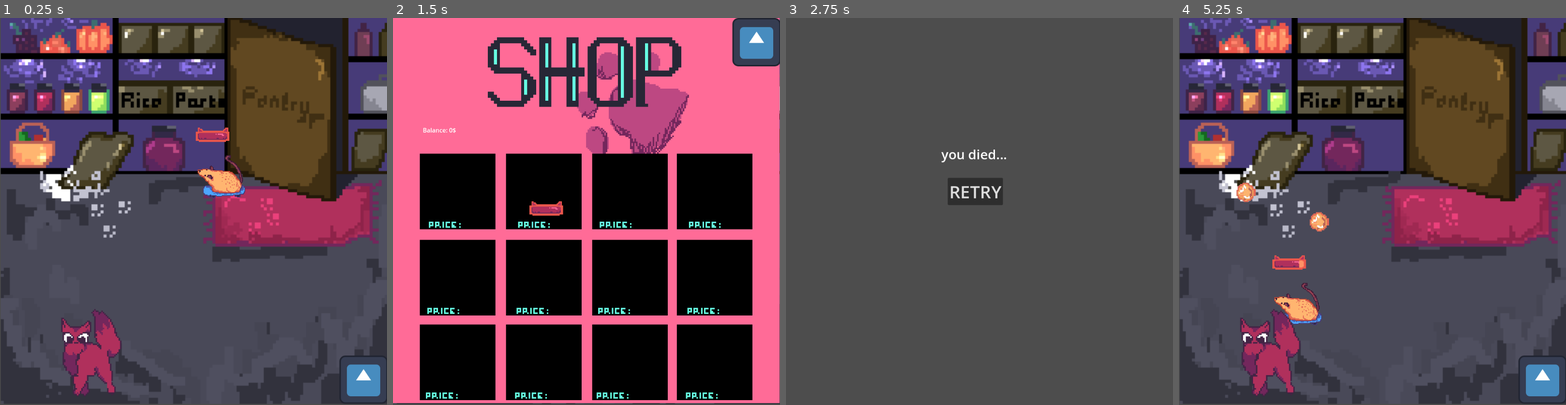
Above: before the commit, frames 1-4 (left to right).
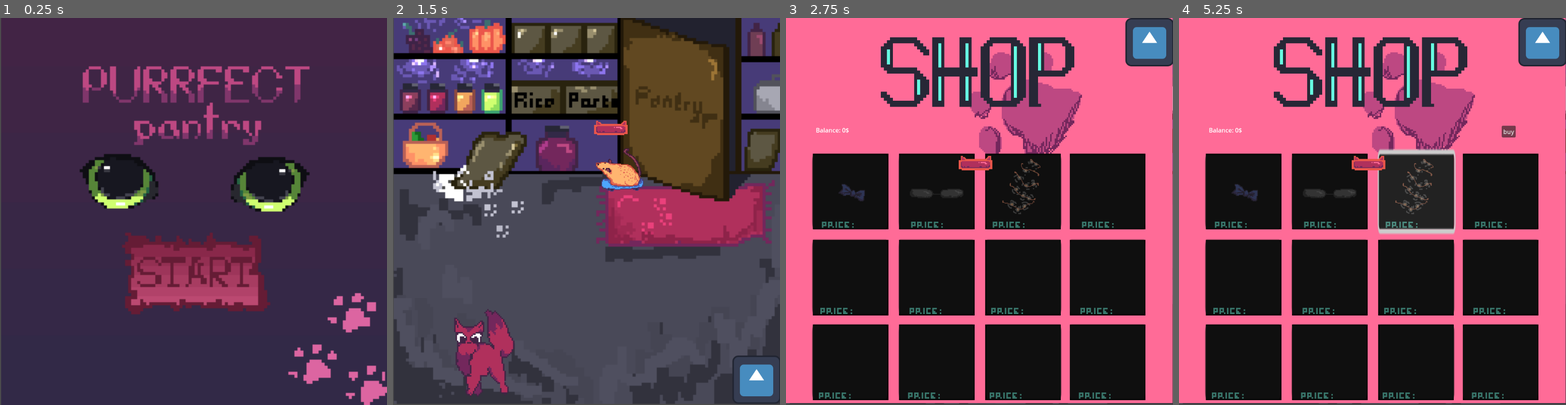
Above: after the commit, the same moments.

Repository: Nineteenn1/catsgame
Game: Godot game, scene res://scenes/mainmenu.tscn
Two runs of this game, one before a commit and one after it. Both use one fixed random seed, a clock stepped at 60 frames per second and the inputs below. Before the commit the project starts from res://scenes/main.tscn. The engine's default icon, where the game draws it, is replaced by a stand-in: a white triangle on a blue panel in a dark square.
Inputs (mouse positions are in pixels of both pictures, inside the frame that each line leads up to):
- Up to frame 1 (0.25 s): no input
- Up to frame 2 (1.5 s): click (756, 377) at 0.52 s; click (590, 273) at 1.27 s
- Up to frame 3 (2.75 s): click (1149, 377) at 2.02 s
- Up to frame 4 (5.25 s): click (1368, 192) at 2.75 s, where only the run before the commit has a clickable "RETRY"; click (1240, 192) at 3.52 s; click (1329, 192) at 4.27 s; click (1415, 192) at 5.02 s

The runs differ from the first frame. In frame 1, 90% of the frame differs, in the area x 0-100%, y 0-100%; in frame 2, 99%; in frame 3, 99%; in frame 4, 98%.

Commit message:
functional main menu; attack cooldown; glitch fix; shop tweaks

Diff:
--- a/cats/project.godot
+++ b/cats/project.godot
@@ -11,7 +11,7 @@
 [application]
 
 config/name="cats"
-run/main_scene="res://scenes/main.tscn"
+run/main_scene="res://scenes/mainmenu.tscn"
 config/features=PackedStringArray("4.3", "Forward Plus")
 config/icon="res://icon.svg"
 
--- a/cats/scenes/bullet.tscn
+++ b/cats/scenes/bullet.tscn
@@ -23,7 +23,7 @@
 
 [node name="Timer" type="Timer" parent="."]
 process_callback = 0
-wait_time = 3.942
+wait_time = 1.989
 autostart = true
 
 [connection signal="timeout" from="Timer" to="." method="_on_timer_timeout"]
--- a/cats/scenes/main.tscn
+++ b/cats/scenes/main.tscn
@@ -97,10 +97,10 @@
 shape = SubResource("RectangleShape2D_uq4ii")
 
 [node name="Label" type="Label" parent="."]
-offset_left = -493.0
-offset_top = 305.0
-offset_right = -401.0
-offset_bottom = 328.0
+offset_left = -3832.0
+offset_top = 442.0
+offset_right = -3740.0
+offset_bottom = 465.0
 text = "Kocham cię"
 
 [node name="itemshop" type="Node2D" parent="."]
@@ -119,21 +119,133 @@
 offset_bottom = -379.0
 texture_normal = ExtResource("6_ux2v0")
 
+[node name="item" type="Button" parent="itemshop/menu"]
+z_index = 100
+offset_left = -442.0
+offset_top = -146.0
+offset_right = -314.0
+offset_bottom = -115.0
+scale = Vector2(1.56, 6.36)
+
+[node name="item2" type="Button" parent="itemshop/menu"]
+z_index = 100
+offset_left = -213.0
+offset_top = -146.0
+offset_right = -85.0
+offset_bottom = -115.0
+scale = Vector2(1.56, 6.36)
+
+[node name="item3" type="Button" parent="itemshop/menu"]
+z_index = 100
+offset_left = 18.0
+offset_top = -146.0
+offset_right = 146.0
+offset_bottom = -115.0
+scale = Vector2(1.56, 6.36)
+
+[node name="item4" type="Button" parent="itemshop/menu"]
+z_index = 100
+offset_left = 240.0
+offset_top = -146.0
+offset_right = 368.0
+offset_bottom = -115.0
+scale = Vector2(1.56, 6.36)
+
+[node name="item5" type="Button" parent="itemshop/menu"]
+z_index = 100
+offset_left = -442.0
+offset_top = 80.0
+offset_right = -314.0
+offset_bottom = 111.0
+scale = Vector2(1.56, 6.36)
+
+[node name="item6" type="Button" parent="itemshop/menu"]
+z_index = 100
+offset_left = -213.0
+offset_top = 80.0
+offset_right = -85.0
+offset_bottom = 111.0
+scale = Vector2(1.56, 6.36)
+
+[node name="item7" type="Button" parent="itemshop/menu"]
+z_index = 100
+offset_left = 18.0
+offset_top = 80.0
+offset_right = 146.0
+offset_bottom = 111.0
+scale = Vector2(1.56, 6.36)
+
+[node name="item8" type="Button" parent="itemshop/menu"]
+z_index = 100
+offset_left = 240.0
+offset_top = 80.0
+offset_right = 368.0
+offset_bottom = 111.0
+scale = Vector2(1.56, 6.36)
+
+[node name="item9" type="Button" parent="itemshop/menu"]
+z_index = 100
+offset_left = -442.0
+offset_top = 305.0
+offset_right = -314.0
+offset_bottom = 336.0
+scale = Vector2(1.56, 6.36)
+
+[node name="item10" type="Button" parent="itemshop/menu"]
+z_index = 100
+offset_left = -213.0
+offset_top = 305.0
+offset_right = -85.0
+offset_bottom = 336.0
+scale = Vector2(1.56, 6.36)
+
+[node name="item11" type="Button" parent="itemshop/menu"]
+z_index = 100
+offset_left = 18.0
+offset_top = 305.0
+offset_right = 146.0
+offset_bottom = 336.0
+scale = Vector2(1.56, 6.36)
+
+[node name="item12" type="Button" parent="itemshop/menu"]
+z_index = 100
+offset_left = 240.0
+offset_top = 305.0
+offset_right = 368.0
+offset_bottom = 336.0
+scale = Vector2(1.56, 6.36)
+
+[node name="buy" type="Button" parent="itemshop/menu"]
+visible = false
+z_index = 10
+offset_left = 343.0
+offset_top = -222.0
+offset_right = 380.0
+offset_bottom = -191.0
+text = "buy"
+
+[node name="unclick_surface" type="Button" parent="itemshop/menu"]
+visible = false
+z_index = -1
+offset_left = -512.0
+offset_top = -507.0
+offset_right = -433.0
+offset_bottom = -499.0
+scale = Vector2(13.0378, 128.199)
+flat = true
+
 [node name="Ribbon2" type="Sprite2D" parent="itemshop"]
-visible = false
 z_index = 11
 position = Vector2(101, 587)
 texture = ExtResource("8_27278")
 
 [node name="Ribbon3" type="Sprite2D" parent="itemshop"]
-visible = false
 z_index = 11
 position = Vector2(357, 535)
 scale = Vector2(0.75, 0.75)
 texture = ExtResource("9_6wyl3")
 
 [node name="Ribbon4" type="Sprite2D" parent="itemshop"]
-visible = false
 z_index = 11
 position = Vector2(700, 516)
 scale = Vector2(0.5, 0.5)
@@ -156,4 +268,16 @@
 
 [connection signal="timeout" from="cat/rat_spawn_timer" to="cat" method="_on_rat_spawn_timer_timeout"]
 [connection signal="pressed" from="itemshop/menu/close" to="itemshop" method="close_pressed"]
+[connection signal="pressed" from="itemshop/menu/item" to="itemshop" method="item_pressed" binds= [100]]
+[connection signal="pressed" from="itemshop/menu/item2" to="itemshop" method="item_pressed"]
+[connection signal="pressed" from="itemshop/menu/item3" to="itemshop" method="item_pressed"]
+[connection signal="pressed" from="itemshop/menu/item4" to="itemshop" method="item_pressed"]
+[connection signal="pressed" from="itemshop/menu/item5" to="itemshop" method="item_pressed"]
+[connection signal="pressed" from="itemshop/menu/item6" to="itemshop" method="item_pressed"]
+[connection signal="pressed" from="itemshop/menu/item7" to="itemshop" method="item_pressed"]
+[connection signal="pressed" from="itemshop/menu/item8" to="itemshop" method="item_pressed"]
+[connection signal="pressed" from="itemshop/menu/item9" to="itemshop" method="item_pressed"]
+[connection signal="pressed" from="itemshop/menu/item10" to="itemshop" method="item_pressed"]
+[connection signal="pressed" from="itemshop/menu/item11" to="itemshop" method="item_pressed"]
+[connection signal="pressed" from="itemshop/menu/item12" to="itemshop" method="item_pressed"]
 [connection signal="pressed" from="open" to="itemshop" method="_on_texture_button_pressed"]
--- a/cats/scenes/mainmenu.tscn
+++ b/cats/scenes/mainmenu.tscn
@@ -1,10 +1,22 @@
-[gd_scene load_steps=2 format=3 uid="uid://b6yiropuvfbyb"]
+[gd_scene load_steps=3 format=3 uid="uid://b6yiropuvfbyb"]
 
+[ext_resource type="Script" path="res://scripts/mainmenu.gd" id="1_g4udk"]
 [ext_resource type="Texture2D" uid="uid://bh6p5mbpuv78o" path="res://gfx/mainmenu.png" id="1_qna3t"]
 
 [node name="Mainmenu" type="Node2D"]
+script = ExtResource("1_g4udk")
 
 [node name="Mainmenu" type="Sprite2D" parent="."]
 position = Vector2(515, 512)
 scale = Vector2(2, 2)
 texture = ExtResource("1_qna3t")
+
+[node name="start" type="Button" parent="Mainmenu"]
+offset_left = -97.5
+offset_top = 29.0
+offset_right = -89.5
+offset_bottom = 37.0
+scale = Vector2(24.98, 13.14)
+flat = true
+
+[connection signal="pressed" from="Mainmenu/start" to="." method="_on_start_pressed"]
--- a/cats/scenes/rat.tscn
+++ b/cats/scenes/rat.tscn
@@ -48,5 +48,9 @@
 texture_under = ExtResource("3_kv0dc")
 texture_progress = ExtResource("4_nlu8p")
 
+[node name="Timer" type="Timer" parent="."]
+wait_time = 1.616
+
 [connection signal="area_entered" from="Area2D" to="." method="_on_area_2d_area_entered"]
 [connection signal="body_entered" from="Area2D" to="." method="_on_area_2d_body_entered"]
+[connection signal="timeout" from="Timer" to="." method="_on_timer_timeout"]
--- a/cats/scripts/bullet.gd
+++ b/cats/scripts/bullet.gd
@@ -10,6 +10,7 @@
 #func _process(delta: float) -> void:
 
 #make bullet go thru
+
 
 func _on_timer_timeout() -> void:
 	queue_free()
--- a/cats/scripts/cat.gd
+++ b/cats/scripts/cat.gd
@@ -18,14 +18,15 @@
 
 var health = 100
 
-func wear() -> void:
-	pass
+func wear(item: Node2D, wear_position: Vector2) -> void:
+	add_child(item)
+	item.position = wear_position
 
 func takeDamage(damage: int):
 	health -= damage
 
 func _process(delta: float) -> void:
-	if health == 0:
+	if health <= 0:
 		die()
 
 func die() -> void:
--- a/cats/scripts/itemshop.gd
+++ b/cats/scripts/itemshop.gd
@@ -1,6 +1,10 @@
 extends Node2D
 
 var money = 0
+
+var press_again = false
+
+var price = 0
 
 # Called when the node enters the scene tree for the first time.
 func _ready() -> void:
@@ -15,7 +19,13 @@
 	set_visible(1)
 	get_parent().get_node("open").set_visible(0)
 	$money.text = "Balance: {money}$".format({"money": money})
+	Engine.time_scale = 0
 
 func close_pressed() -> void:
 	set_visible(0)
 	get_parent().get_node("open").set_visible(1)
+	Engine.time_scale = 1
+
+func item_pressed(price: int) -> void:
+	#press_again = not press_again
+	$menu/buy.set_visible(1)
--- /dev/null
+++ b/cats/scripts/mainmenu.gd
@@ -0,0 +1,8 @@
+extends Node2D
+
+
+
+
+
+func _on_start_pressed() -> void:
+	get_tree().change_scene_to_file("res://scenes/main.tscn")
--- a/cats/scripts/rat.gd
+++ b/cats/scripts/rat.gd
@@ -6,6 +6,8 @@
 var health = 100
 var name_index = 1
 
+@onready var area = get_node("Area2D")
+
 @onready var cat_node = get_parent().get_node("cat")
 
 @onready var cat_position = cat_node.get("position")
@@ -13,12 +15,16 @@
 
 var money = 0
 
+var attack_timeout = true
 
 func attack(entity, damage: int):
-		if entity in $Area2D.get_overlapping_bodies() or entity in $Area2D.get_overlapping_areas():
-			entity.takeDamage(damage)
-			print("cat ded!!!")
-
+	if area != null:
+		if entity in area.get_overlapping_bodies() and entity.is_inside_tree():
+			if 	attack_timeout == true: #timer.time_left == 0 // so that the cat is not dead in a millisecond after the rat getting close
+				entity.takeDamage(damage)
+				print("cat ded!!!")
+				$Timer.start()
+				attack_timeout = false
 
 func takeDamage(damage: int):
 	health -= damage
@@ -47,7 +53,7 @@
 	print(get_parent().get_node("itemshop").money)
 
 
-	queue_free()
+	#queue_free()
 	get_parent().remove_child(self)
 
 
@@ -59,7 +65,7 @@
 
 	$CanvasLayer/TextureProgressBar.position = Vector2(position.x - 65, position.y - 150)
 
-	attack(cat_node, 10)
+	attack(cat_node, 20)
 
 	#removeEntities()
 
@@ -86,3 +92,7 @@
 		#await get_tree().create_timer(1).timeout
 		area.queue_free()
 		name_index += 1
+
+
+func _on_timer_timeout() -> void:
+	attack_timeout = true
Not shown, changed: plan.txt
